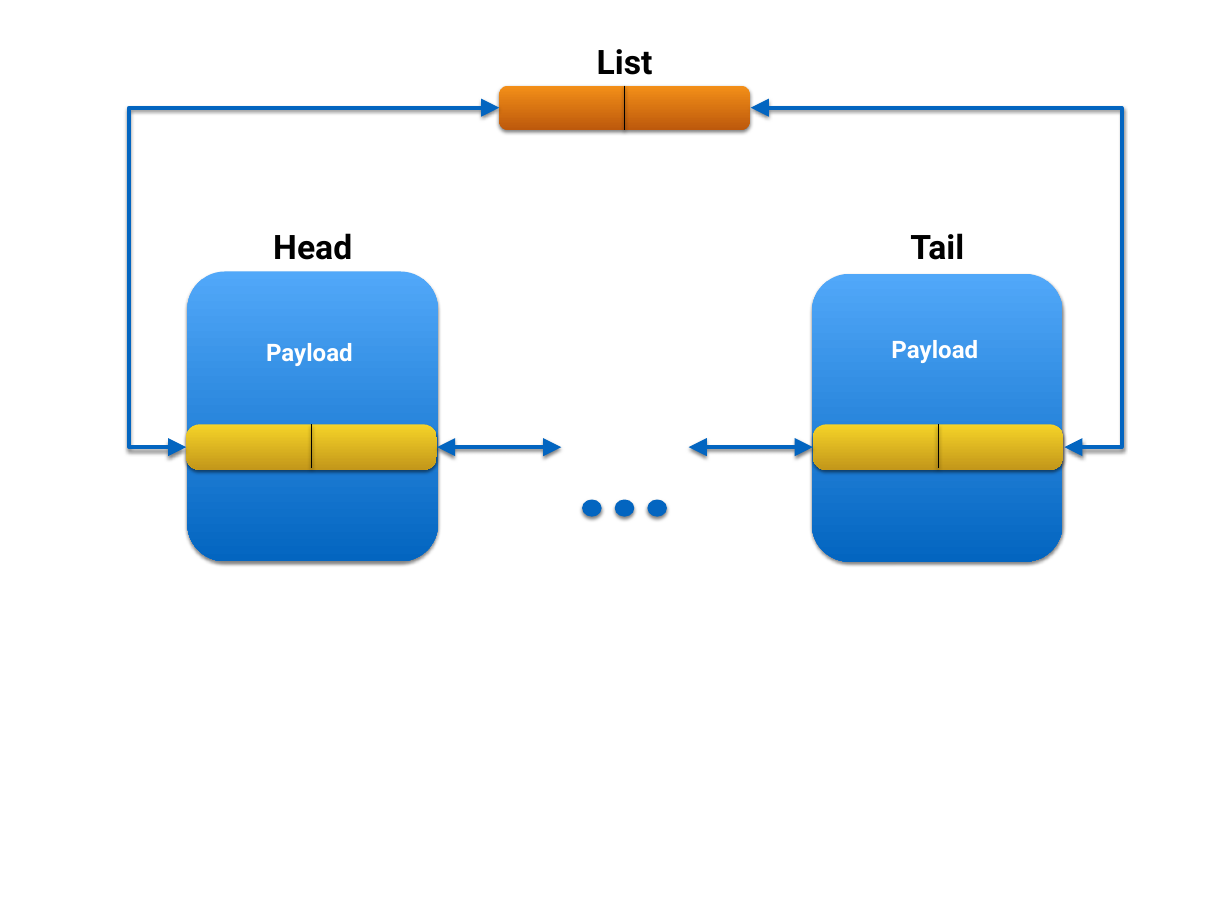
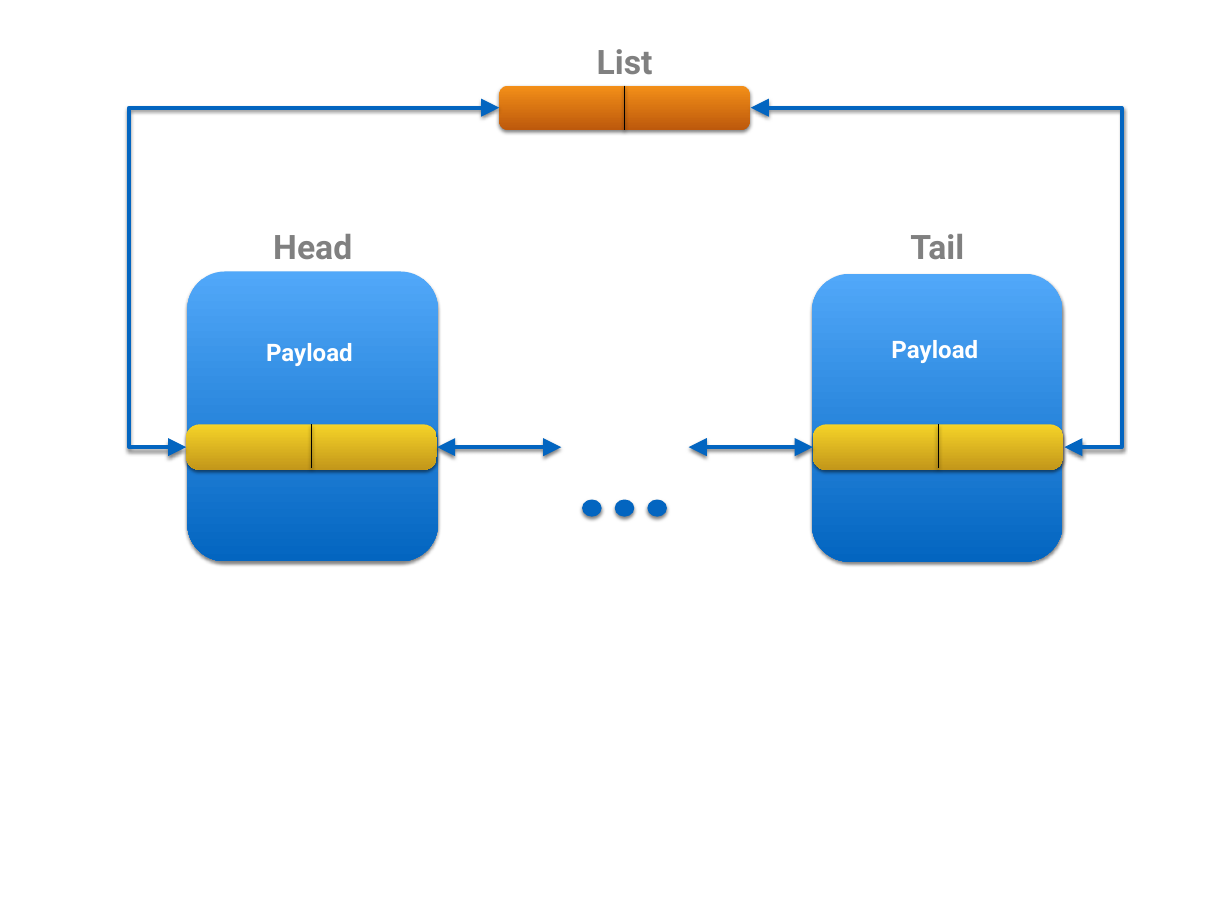
Before and after one commit to micro-os-plus/utils-lists-xpack, a slide deck: slide 2 of website/assets/pptx/lists.pptx. Drawn at 1232x924 pixels with LibreOffice and Linux fonts; fonts in the diff are those of the drawing. Boxes give left, top, right and bottom in pixels: in the first picture for what was removed or moved away, otherwise in the second. Text is boxed around its words. In the diff, an @@ line names an element or a change of style, - is before the commit and + after.

```diff
--- a/website/assets/pptx/lists.pptx
+++ b/website/assets/pptx/lists.pptx
@@ text colour #000000 to #808080, letter outline #D9D9D9 0.25 pt to none in 3 elements at box(273, 234, 352, 259), box(910, 234, 964, 259), box(597, 49, 653, 74) @@
```
Also in this commit, not shown: 1 other slide changed, 2 other files.
